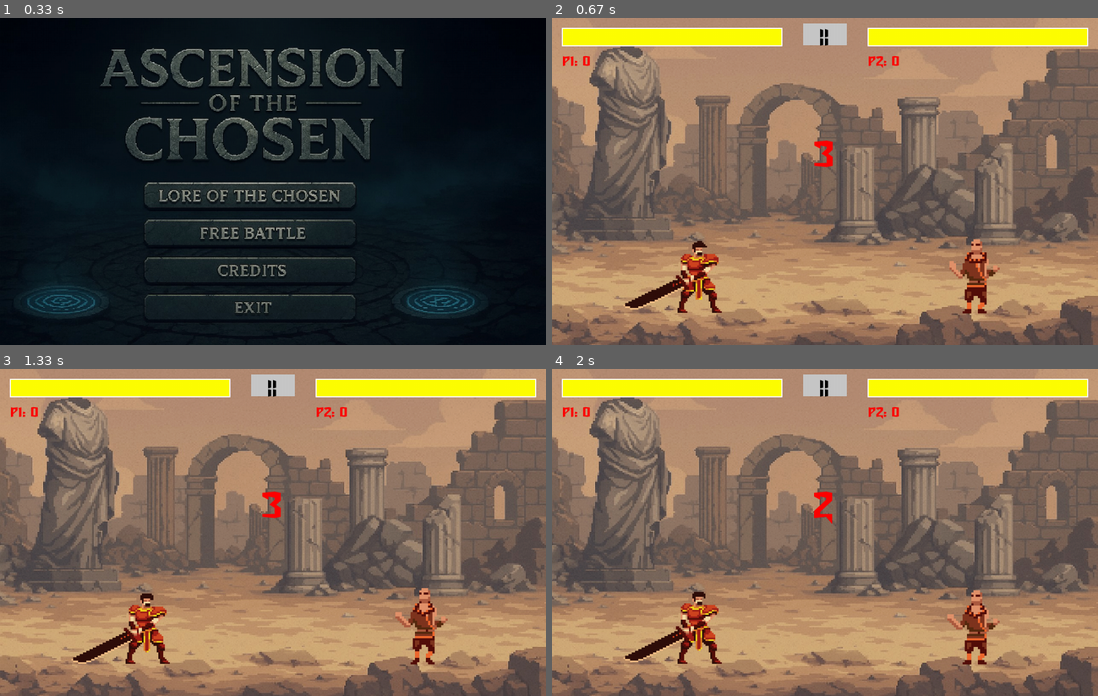
Above: before the commit, frames 1-4 (two rows, left to right).
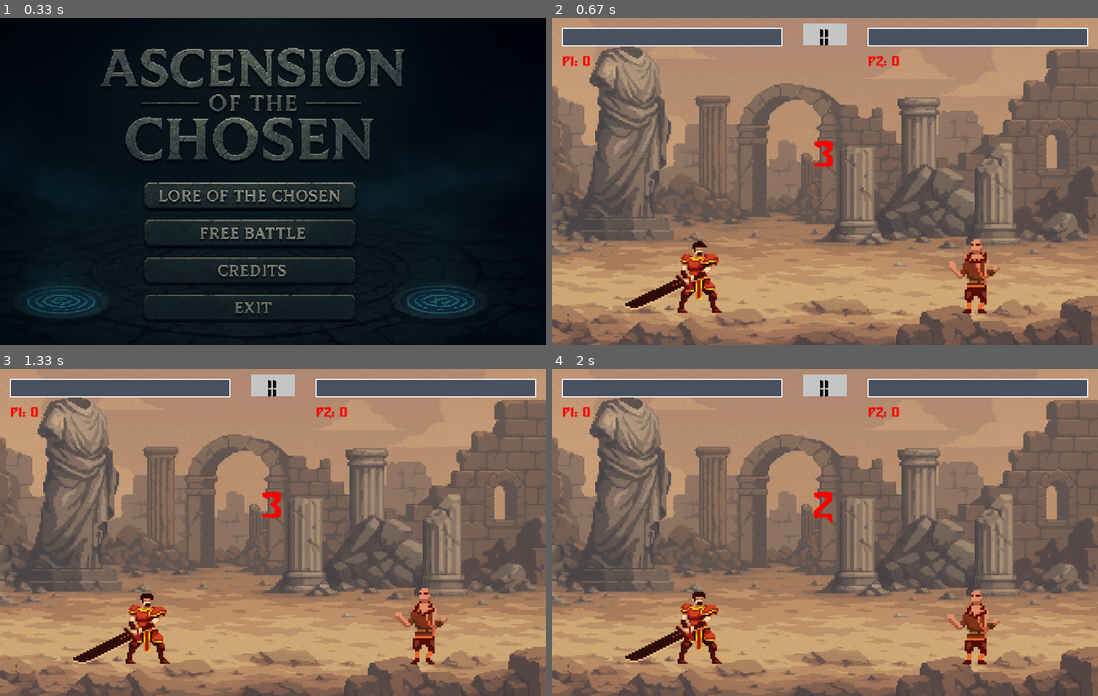
Above: after the commit, the same moments.

Repository: Xysaa/PBO-Pygame
Game: pygame game, started from main.py
The game is run twice, just before and just after one commit, with the same random seed, the same clock (stepped at 60 frames per second) and the same inputs.
Inputs (mouse positions are in pixels of both pictures, inside the frame that each line leads up to):
- Up to frame 1 (0.33 s): no input
- Up to frame 2 (0.67 s): click (797, 233) at 0.38 s
- Up to frame 3 (1.33 s): no input
- Up to frame 4 (2 s): no input

Frame 1 is identical in both runs. In frame 2, 4.0% of the frame differs, in the area x 2-98%, y 3-9%; in frame 3, 4.0%; in frame 4, 4.0%.

Commit message:
add color for hp bar

Diff:
--- a/freebattle.py
+++ b/freebattle.py
@@ -22,6 +22,7 @@
 BLACK = (0, 0, 0)
 GREEN = (0, 180, 0)
 DARK_RED = (180, 0, 0)
+DARK_BlUE = (74,84,98)
 
 # Fighter config
 assets = load_character_assets()
@@ -49,7 +50,7 @@
     ratio = health / 100
     pygame.draw.rect(screen, WHITE, (x - 2, y - 2, 404, 34))
     pygame.draw.rect(screen, RED, (x, y, 400, 30))
-    pygame.draw.rect(screen, YELLOW, (x, y, 400 * ratio, 30))
+    pygame.draw.rect(screen, DARK_BlUE, (x, y, 400 * ratio, 30))
 
 # fighter1_data = Warrior(1, 200, SCREEN_HEIGHT, False, [*warrior_data["size"], warrior_data["scale"], warrior_data["offset"]], warrior_assets["image"], warrior_data["animation_steps"], warrior_assets["sound"], SCREEN_HEIGHT,is_bot=False)
 # fighter2_data = Wizard(2, 700, SCREEN_HEIGHT, True, [*wizard_data["size"],wizard_data["scale"], wizard_data["offset"]],wizard_assets["image"],wizard_data["animation_steps"],wizard_assets["sound"],SCREEN_HEIGHT, is_bot=False)
--- a/start_battle.py
+++ b/start_battle.py
@@ -9,6 +9,7 @@
 BLACK = (0, 0, 0)
 GREEN = (0, 180, 0)
 DARK_RED = (180, 0, 0)
+DARK_BlUE = (74,84,98)
 
 def start_battle(SCREEN_WIDTH,SCREEN_HEIGHT,screen, draw_bg, font_small, font_med, font_large,draw_health_bar, draw_text,fighter_1,fighter_2,victory_img,is_story=False):
     clock = pygame.time.Clock()
